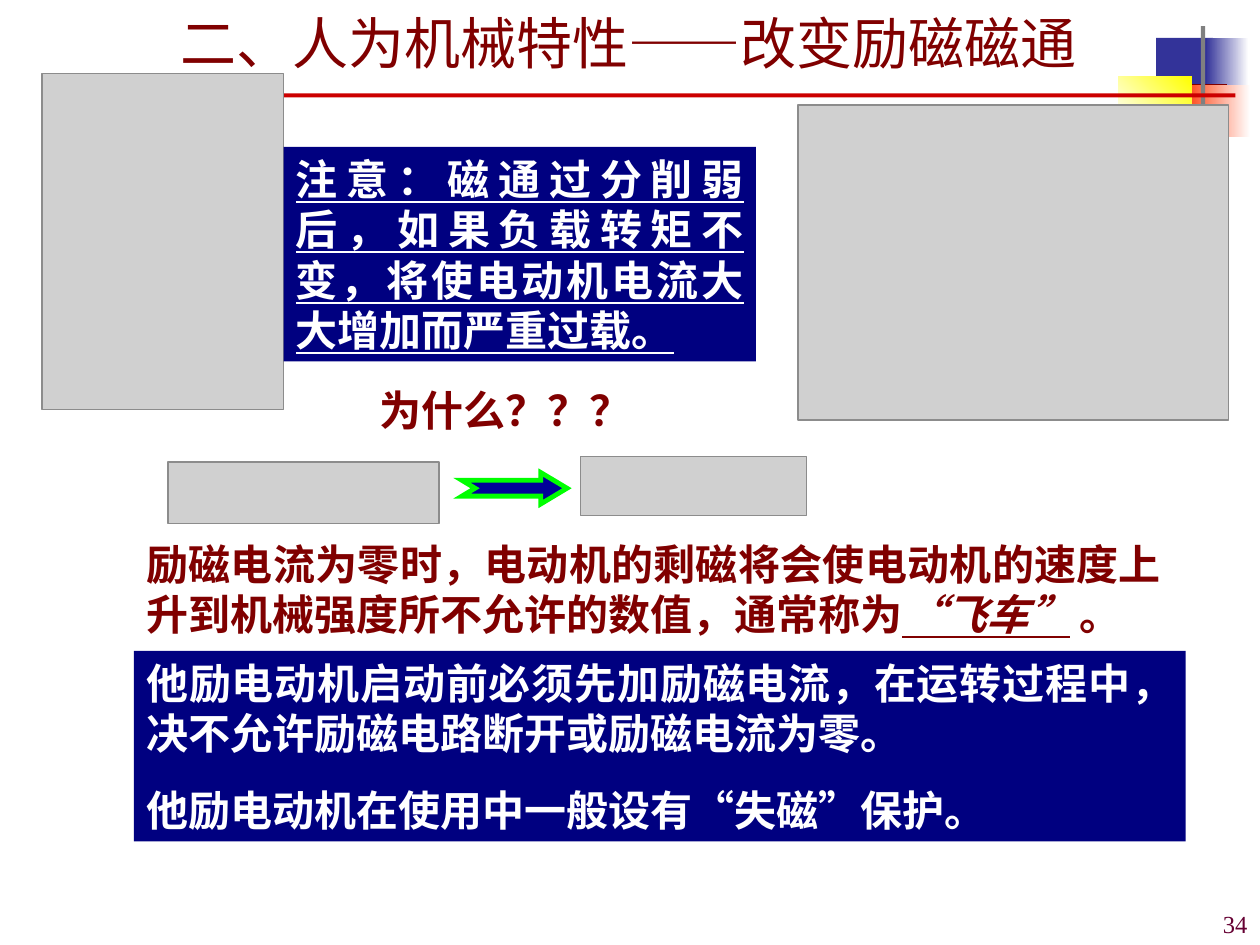
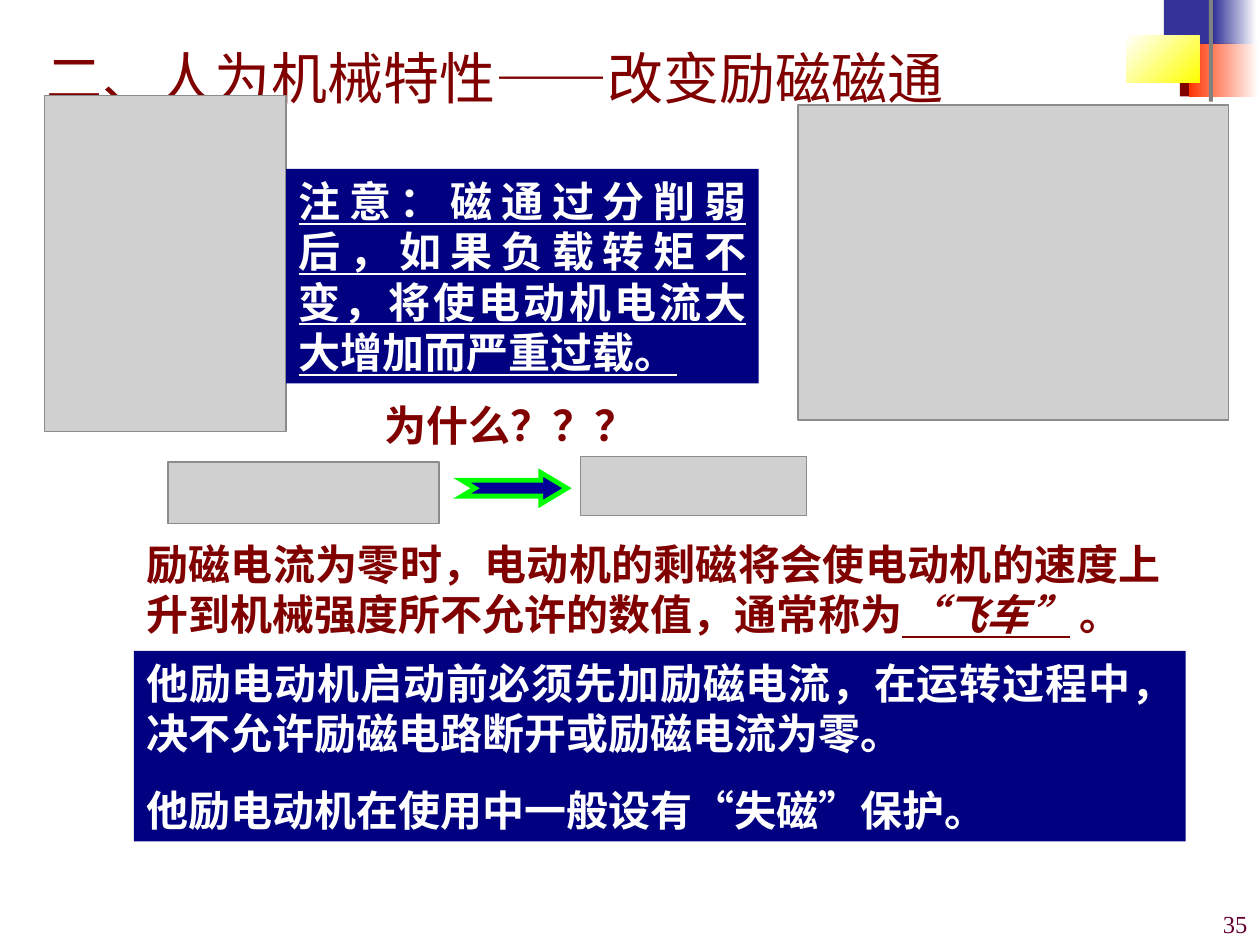
Before and after one commit to origin2007/mechatronic_transmission_control, a slide deck: slide 35 of 课件/机电传动控制3-直流电机.ppt (slide 34 before the commit). Drawn at 1260x945 pixels with LibreOffice and Linux fonts; fonts in the diff are those of the drawing; grey boxes stand for pictures; background and template pictures are left out. Boxes give left, top, right and bottom in pixels: in the first picture for what was removed or moved away, otherwise in the second. Text is boxed around its words. In the diff, an @@ line names an element or a change of style, - is before the commit and + after.

```diff
--- a/课件/机电传动控制3-直流电机.ppt
+++ b/课件/机电传动控制3-直流电机.ppt
@@ 5 rectangles: place and size @@
-5 rectangles at bbox=[1119, 26, 1249, 142]
+5 rectangles at bbox=[1126, 0, 1256, 102]
@@ rectangle at bbox=[1213, 0, 1256, 49]: fill gradient #FFFFFF to #333399 to gradient #333399 to #FFFFFF @@
@@ title "二、人为机械特性——改变励磁磁通": place and size @@
-title "二、人为机械特性——改变励磁磁通" at bbox=[180, 16, 1076, 78]
+title "二、人为机械特性——改变励磁磁通" at bbox=[47, 51, 944, 114]
@@ title "二、人为机械特性——改变励磁磁通" at bbox=[47, 51, 944, 114]: font Times New Roman to Arial @@
@@ rectangle: place and size @@
-rectangle at bbox=[1181, 84, 1250, 136]
+rectangle at bbox=[1189, 44, 1259, 96]
@@ picture: place and size @@
-picture at bbox=[42, 73, 284, 410]
+picture at bbox=[44, 96, 286, 432]
@@ line removed from (64, 96) to (1235, 96) @@
@@ rectangle "注意：磁通过分削弱后，如果负载转矩不变，将使电动机电流大大增加而严重过载。": place and size @@
-rectangle "注意：磁通过分削弱后，如果负载转矩不变，将使电动机电流大大增加而严重过载。" at bbox=[284, 147, 756, 362]
+rectangle "注意：磁通过分削弱后，如果负载转矩不变，将使电动机电流大大增加而严重过载。" at bbox=[286, 169, 759, 383]
@@ text "为什么？？？": place and size @@
-text "为什么？？？" at bbox=[380, 390, 632, 430]
+text "为什么？？？" at bbox=[384, 405, 636, 445]
@@ page number at bbox=[1223, 916, 1248, 934]: text changed @@
-34
+35
```
Also in this commit, not shown: 61 other slides changed, 1 slide added.
